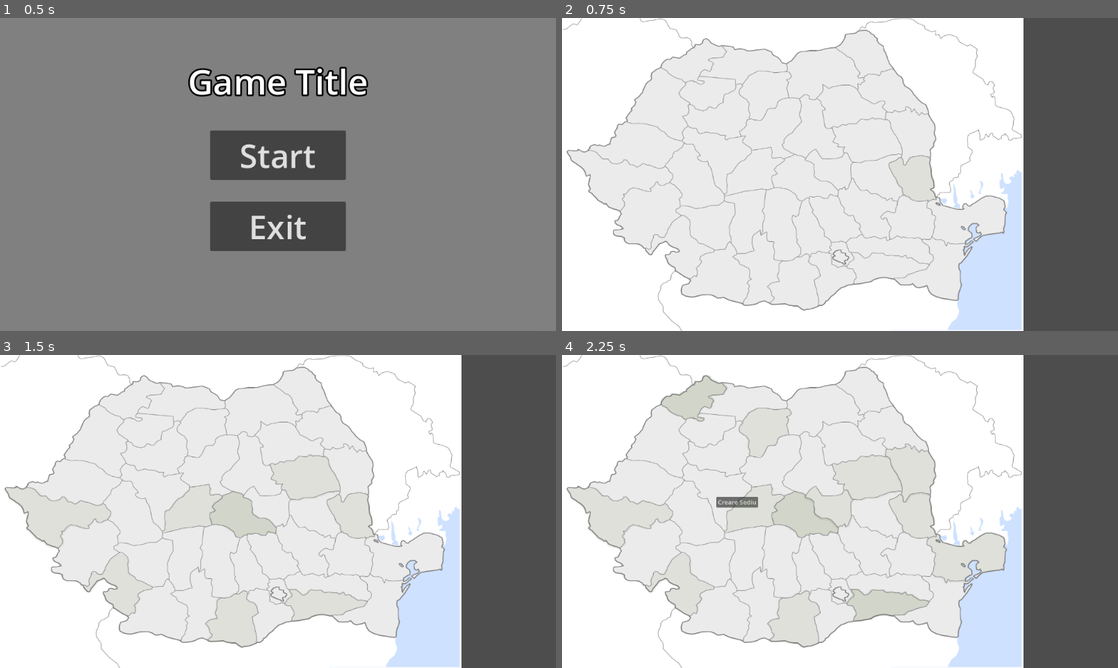
Above: before the commit, frames 1-4 (two rows, left to right).
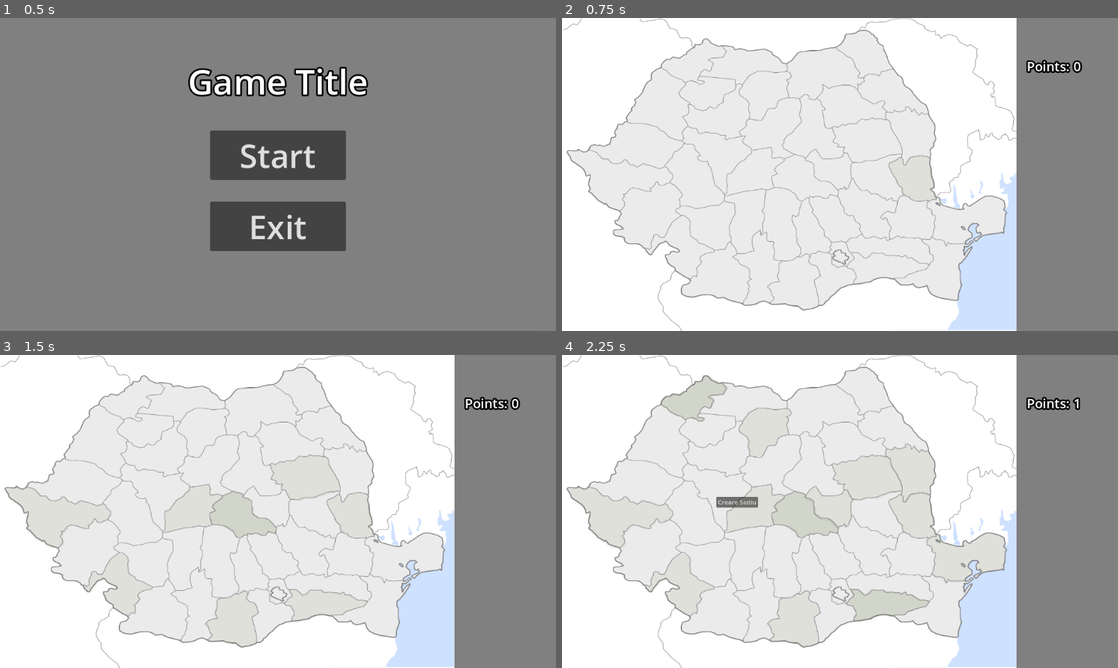
Above: after the commit, the same moments.

Repository: Yuichiro021/TechnoByte
Game: Godot game, scene res://main_menu/main_menu.tscn
The game is run twice, just before and just after one commit, with the same random seed, the same clock (stepped at 60 frames per second) and the same inputs.
Inputs (mouse positions are in pixels of both pictures, inside the frame that each line leads up to):
- Up to frame 1 (0.5 s): no input
- Up to frame 2 (0.75 s): click "Start" at 0.5 s
- Up to frame 3 (1.5 s): move the mouse to (400, 495) at 1.27 s; click (400, 495) at 1.42 s
- Up to frame 4 (2.25 s): move the mouse to (728, 527) at 2.02 s; click (728, 527) at 2.17 s

Frame 1 is identical in both runs. In frame 2, 18% of the frame differs, in the area x 81-100%, y 0-100%; in frame 3, 18%; in frame 4, 18%.

Commit message:
added points

Diff:
--- a/Scenes/level1.tscn
+++ b/Scenes/level1.tscn
@@ -43,6 +43,7 @@
 [ext_resource type="Texture2D" uid="uid://fav874tjyajr" path="res://resources/level/BR.png" id="41_h5cp4"]
 [ext_resource type="Texture2D" uid="uid://d2uwtgvbn82ee" path="res://resources/level/TL.png" id="42_r2a0r"]
 [ext_resource type="Texture2D" uid="uid://bomw3jutfrc4p" path="res://resources/level/CT.png" id="43_krtn0"]
+[ext_resource type="Texture2D" uid="uid://cfjcgp8krdn86" path="res://resources/main_menu/menu_background.png" id="44_ov42c"]
 
 [node name="Node" type="Node"]
 
@@ -362,7 +363,6 @@
 texture = ExtResource("37_tk6j4")
 
 [node name="CollisionPolygon2D" type="CollisionPolygon2D" parent="TextureRect/Judete/IF"]
-scale = Vector2(1, 1)
 polygon = PackedVector2Array(1, -33, 4, -33, 4, -32, 7, -32, 7, -31, 10, -31, 10, -30, 11, -30, 11, -29, 12, -29, 12, - …(2009 unchanged characters)…
 
 [node name="B" type="Sprite2D" parent="TextureRect/Judete"]
@@ -421,3 +421,58 @@
 [node name="Timer" type="Timer" parent="."]
 wait_time = 0.1
 autostart = true
+
+[node name="side_menu" type="Node2D" parent="."]
+position = Vector2(1024, 0)
+
+[node name="TextureRect" type="TextureRect" parent="side_menu"]
+anchors_preset = 1
+anchor_left = 1.0
+anchor_right = 1.0
+offset_left = -187.0
+offset_bottom = 579.0
+grow_horizontal = 0
+texture = ExtResource("44_ov42c")
+expand_mode = 1
+
+[node name="MarginContainer" type="MarginContainer" parent="side_menu"]
+anchors_preset = 1
+anchor_left = 1.0
+anchor_right = 1.0
+offset_left = -187.0
+offset_bottom = 172.0
+grow_horizontal = 0
+theme_override_constants/margin_left = 12
+theme_override_constants/margin_top = 12
+theme_override_constants/margin_right = 12
+theme_override_constants/margin_bottom = 12
+
+[node name="VBoxContainer" type="VBoxContainer" parent="side_menu/MarginContainer"]
+layout_mode = 2
+theme_override_constants/separation = 60
+
+[node name="Separator" type="Control" parent="side_menu/MarginContainer/VBoxContainer"]
+layout_mode = 2
+
+[node name="Label" type="Label" parent="side_menu/MarginContainer/VBoxContainer"]
+layout_mode = 2
+theme_override_colors/font_outline_color = Color(0, 0, 0, 1)
+theme_override_constants/outline_size = 12
+theme_override_font_sizes/font_size = 24
+text = "Points:           "
+horizontal_alignment = 1
+vertical_alignment = 1
+
+[node name="Label2" type="Label" parent="side_menu/MarginContainer/VBoxContainer/Label"]
+layout_mode = 1
+anchors_preset = 11
+anchor_left = 1.0
+anchor_right = 1.0
+anchor_bottom = 1.0
+offset_left = -70.0
+grow_horizontal = 0
+grow_vertical = 2
+theme_override_colors/font_outline_color = Color(0, 0, 0, 1)
+theme_override_constants/outline_size = 12
+theme_override_font_sizes/font_size = 24
+text = "0"
--- a/Scripts/Judete.gd
+++ b/Scripts/Judete.gd
@@ -5,10 +5,10 @@
 
 @onready var timer = $"../../Timer" as Timer
 
+@onready var points = 0
 
 # Called when the node enters the scene tree for the first time.
 func _ready():
-
 	for child in get_children():
 		child.set_meta("Pollution",0)
 		child.self_modulate = Color(118.0/255.0, 137.0/255.0, 72.0/255.0, 0.0)
@@ -24,6 +24,9 @@
 
 func lower_pollution(sprite):
 	sprite.set_meta("Pollution",0)
+	points += 1
+	var label := $"../../side_menu/MarginContainer/VBoxContainer/Label/Label2" as Label
+	label.text = str(points)
 	sprite.self_modulate = Color(118.0/255.0, 137.0/255.0, 72.0/255.0, float(sprite.get_meta("Pollution"))/10.0)
 
 # Called every frame. 'delta' is the elapsed time since the previous frame.
Not shown: 1 places in Scenes/level1.tscn that only renumber resources
